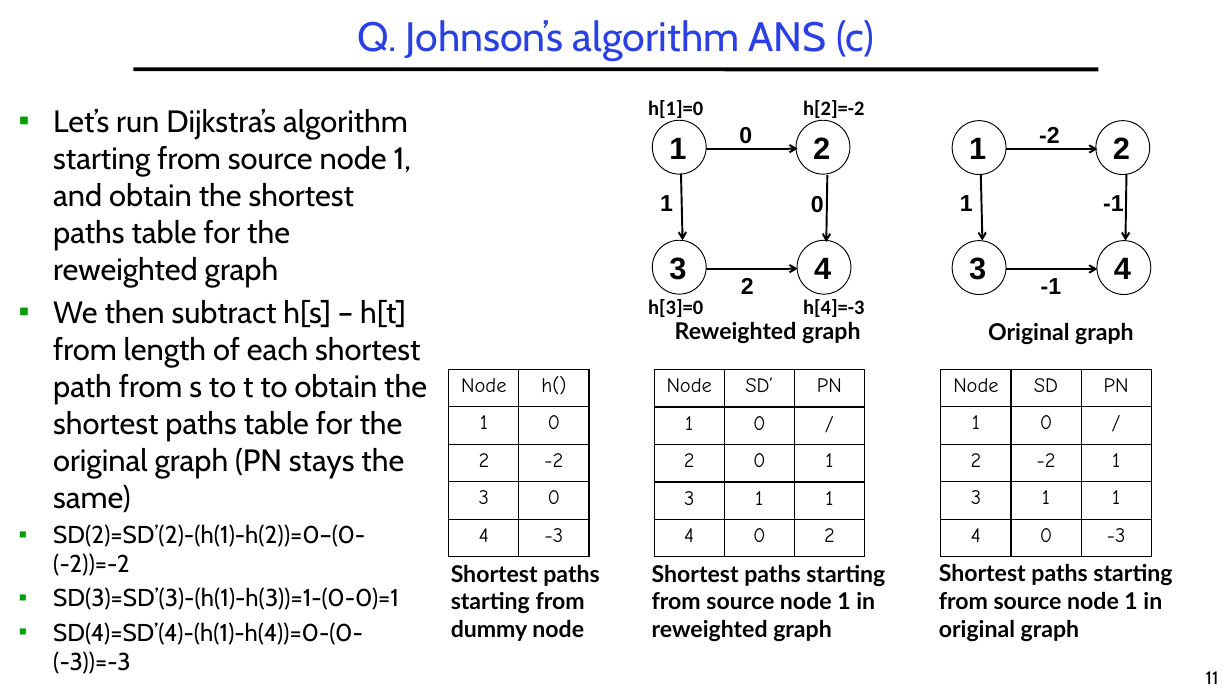
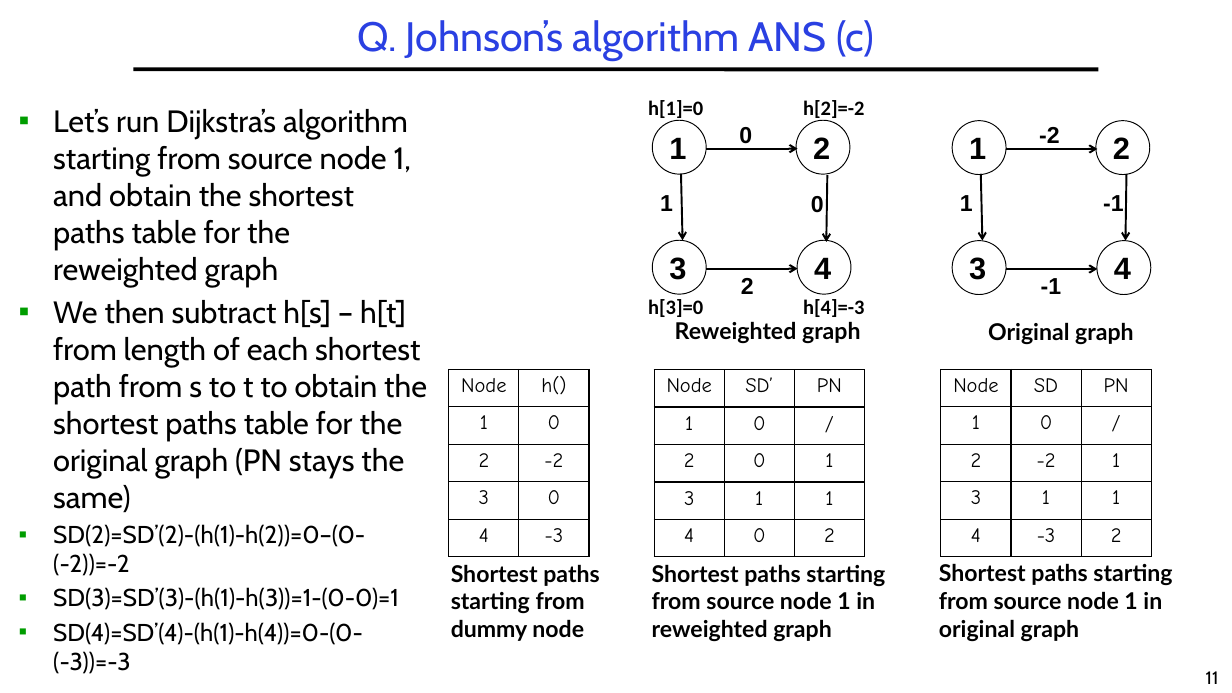
Before and after one commit to guhofstra/CSC111Fa25, a slide deck: slide 11 of PPTs/Exam/CSC017 Final Exam Sample Sp2025 ANS.pptx. Drawn at 1232x693 pixels with LibreOffice and Linux fonts; fonts in the diff are those of the drawing. Boxes give left, top, right and bottom in pixels: in the first picture for what was removed or moved away, otherwise in the second. Text is boxed around its words. In the diff, an @@ line names an element or a change of style, - is before the commit and + after.

```diff
--- a/PPTs/Exam/CSC017 Final Exam Sample Sp2025 ANS.pptx
+++ b/PPTs/Exam/CSC017 Final Exam Sample Sp2025 ANS.pptx
@@ table at (941, 370, 1152, 557) @@
-row 5, column 2: 0
+row 5, column 2: -3
-row 5, column 3: -3
+row 5, column 3: 2
```
Also in this commit, not shown: 1 other slide changed, 3 other files.
